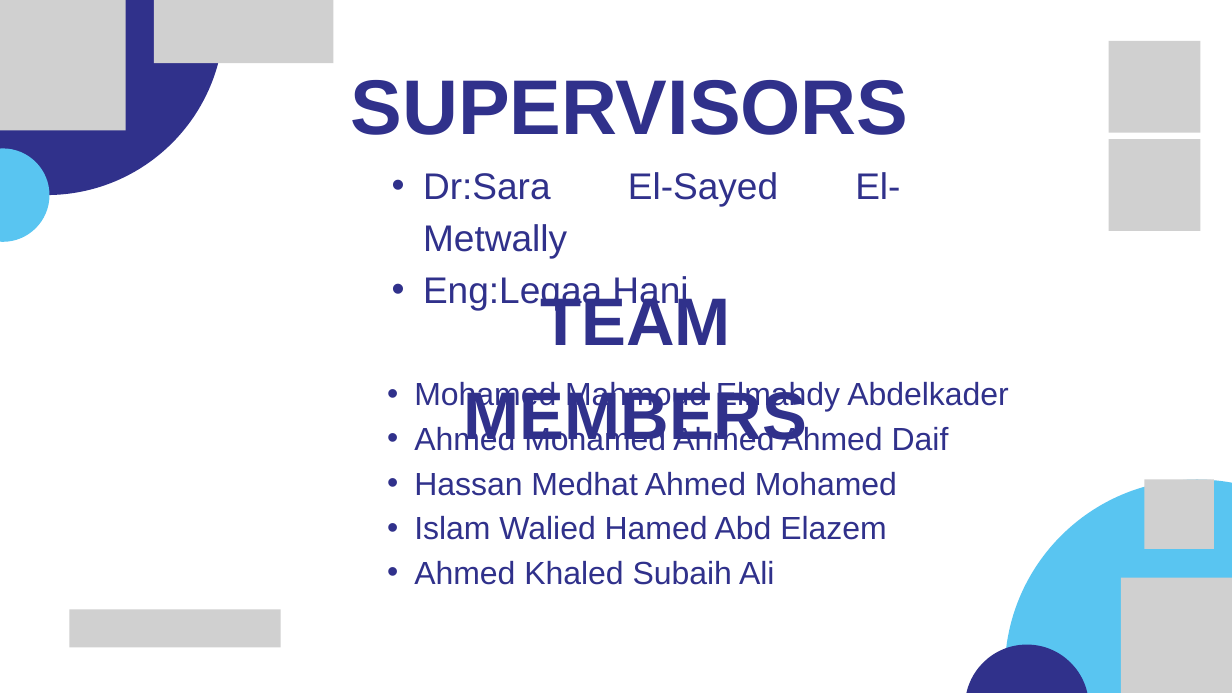
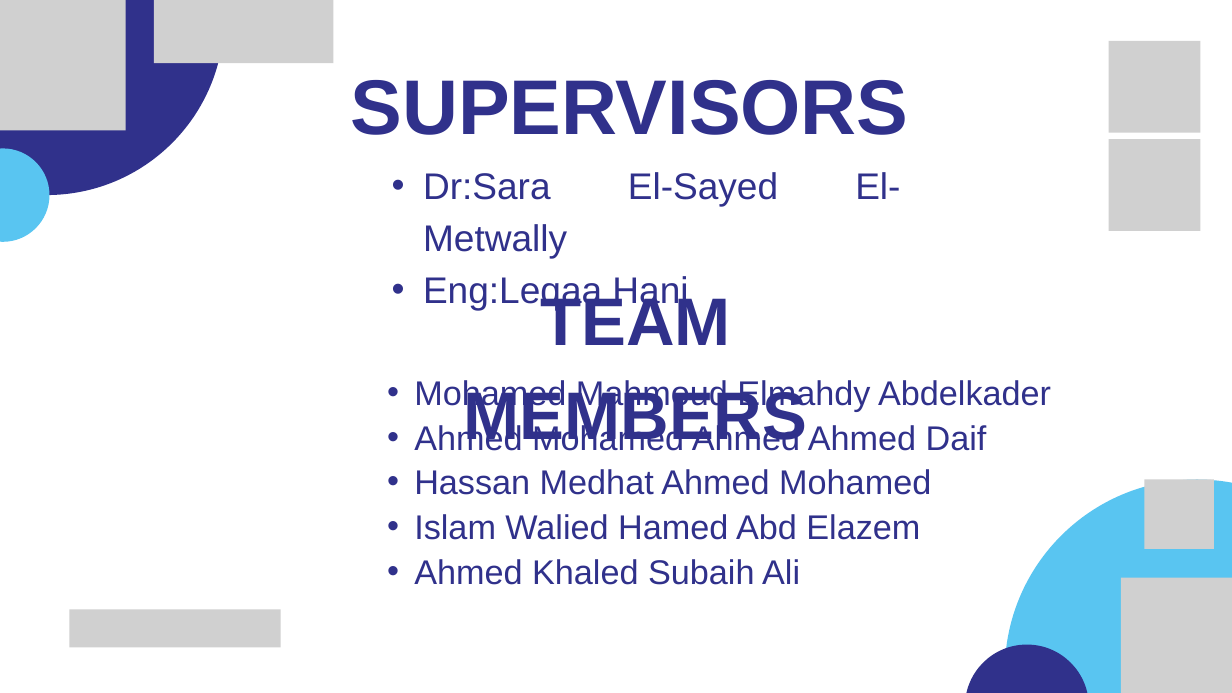
Before and after one commit to Mohamedelmahdy01/BurnMeter, a slide deck: slide 2 of BurnMeter.pptx. Drawn at 1232x693 pixels with LibreOffice and Linux fonts; fonts in the diff are those of the drawing; grey boxes stand for pictures. Boxes give left, top, right and bottom in pixels: in the first picture for what was removed or moved away, otherwise in the second. Text is boxed around its words. In the diff, an @@ line names an element or a change of style, - is before the commit and + after.

```diff
--- a/BurnMeter.pptx
+++ b/BurnMeter.pptx
@@ text "Mohamed Mahmoud Elmahdy Abdelkader" at [414, 380, 1051, 585]: size 37.3 to 40 pt @@
```
Also in this commit, not shown: 13 other slides changed, 1 slide removed.
